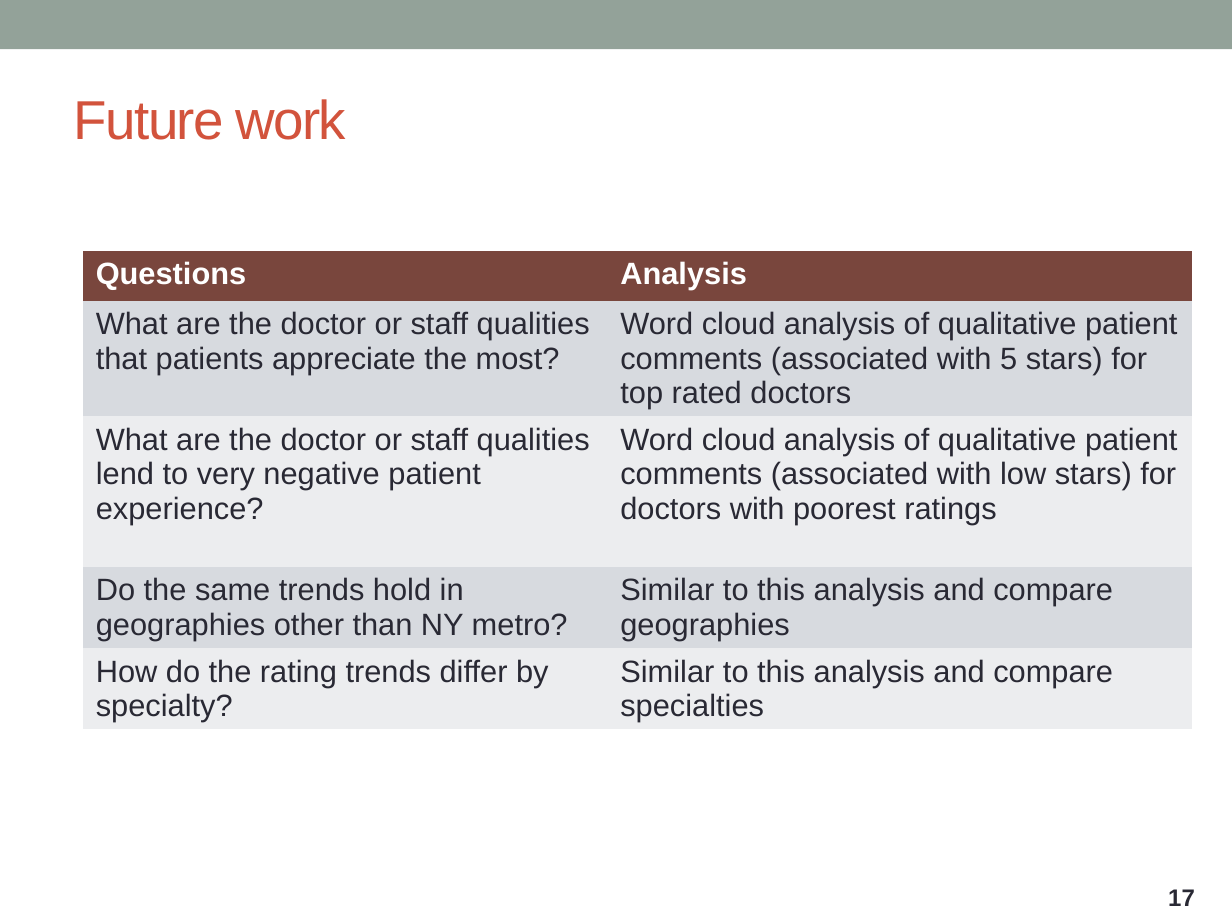
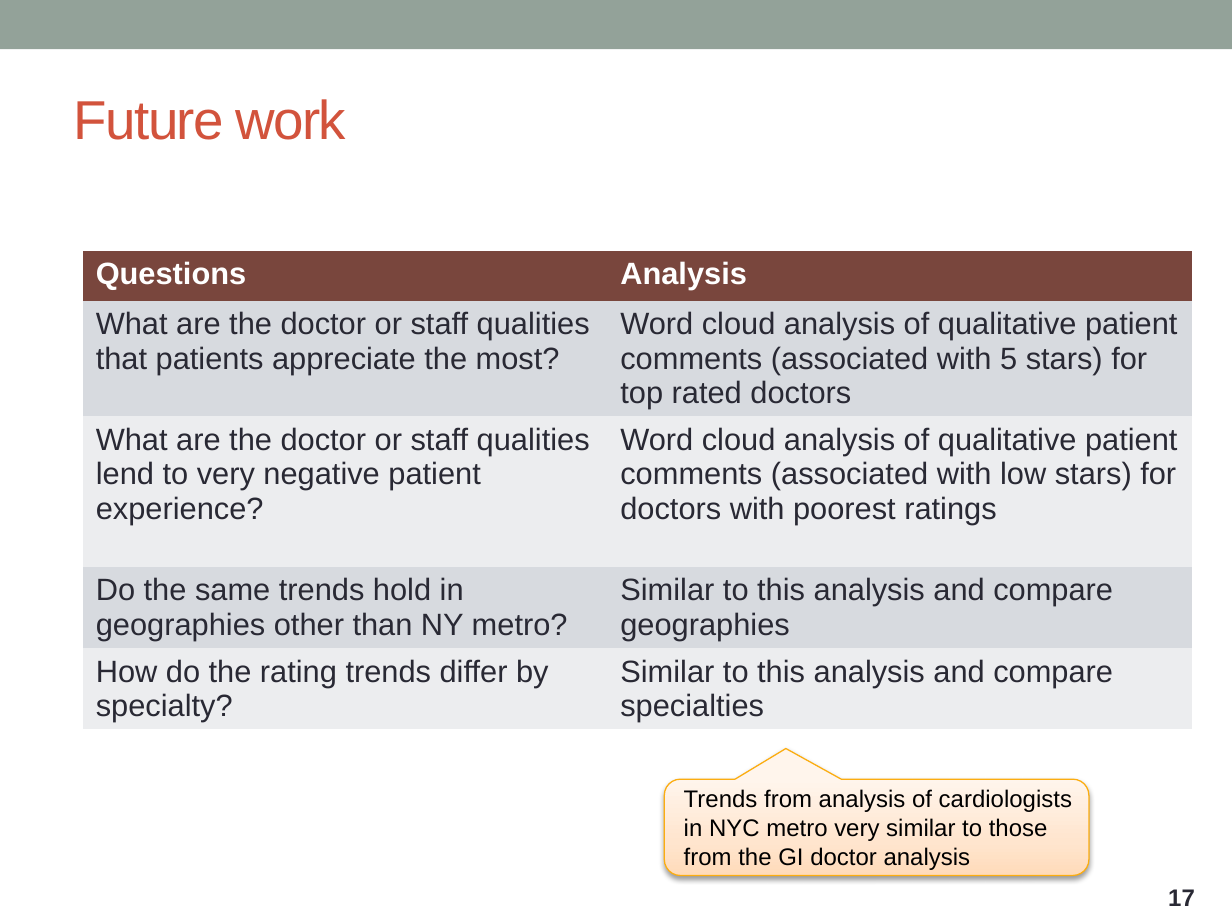
Before and after one commit to ntdsyq/webscraping_healthgrades, a slide deck: slide 17 of 2019-01-28 Webscraping project presentation (healthgrades physician reviews).pptx. Drawn at 1232x924 pixels with LibreOffice and Linux fonts; fonts in the diff are those of the drawing. Boxes give left, top, right and bottom in pixels: in the first picture for what was removed or moved away, otherwise in the second. Text is boxed around its words. In the diff, an @@ line names an element or a change of style, - is before the commit and + after.

```diff
--- a/2019-01-28 Webscraping project presentation (healthgrades physician reviews).pptx
+++ b/2019-01-28 Webscraping project presentation (healthgrades physician reviews).pptx
@@ rounded speech box added at [664,779,1089,875], fill gradient #FFDCBB to #FFE6D0 to #FFF5ED, outline #FCAD11 0.75 pt, 14 pt, text #000000 @@
+Trends from analysis of cardiologists in NYC metro very similar to those from the GI doctor analysis
```
Also in this commit, not shown: 3 other slides changed.
